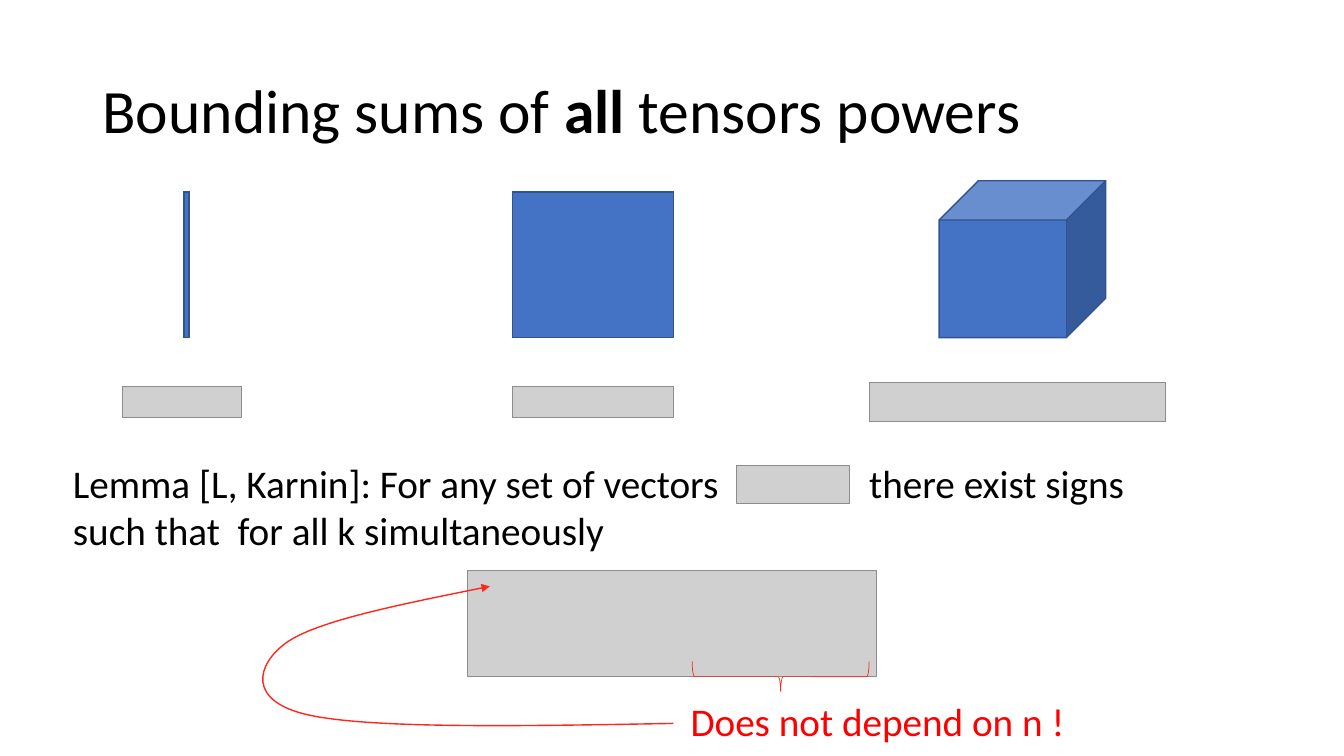
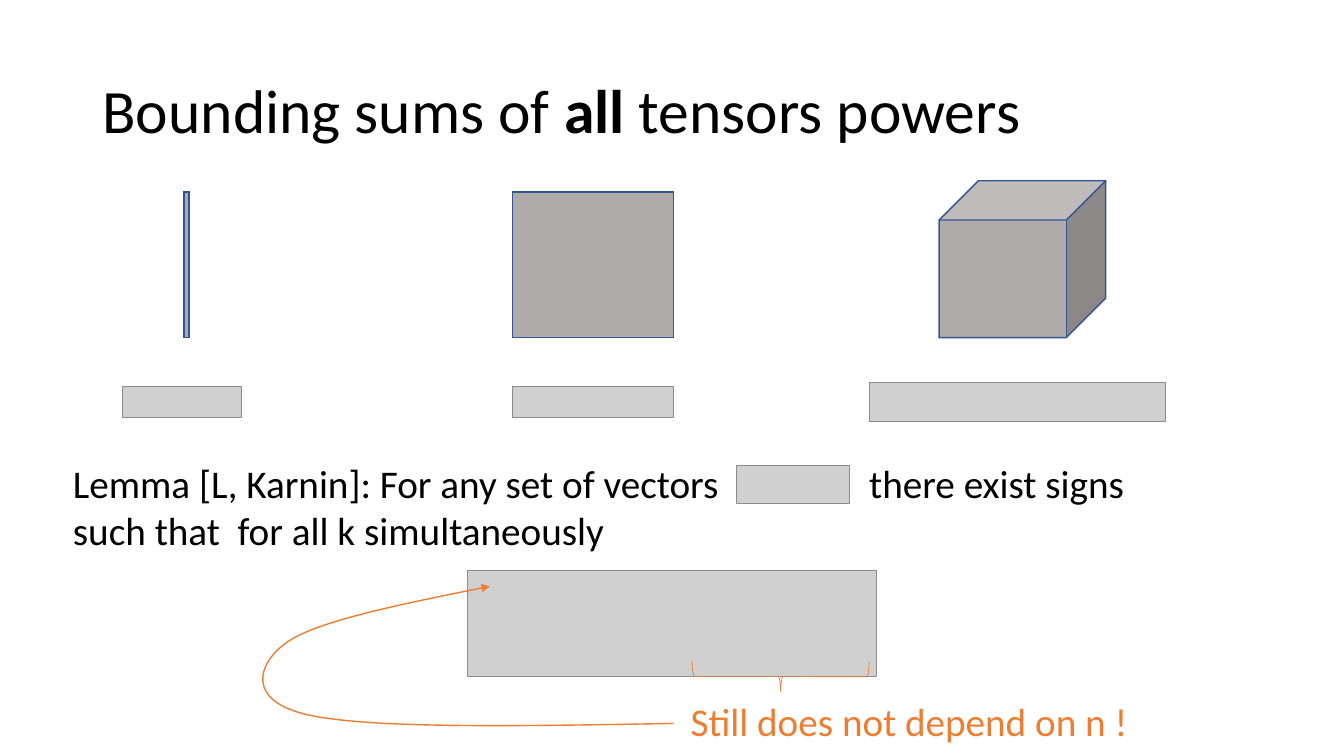
Before and after one commit to zkarnin/density_sketch, a slide deck: slide 18 of presentation.pptx. Drawn at 1344x756 pixels with LibreOffice and Linux fonts; fonts in the diff are those of the drawing; grey boxes stand for pictures; background and template pictures are left out. Boxes give left, top, right and bottom in pixels: in the first picture for what was removed or moved away, otherwise in the second. Text is boxed around its words. In the diff, an @@ line names an element or a change of style, - is before the commit and + after.

```diff
--- a/presentation.pptx
+++ b/presentation.pptx
@@ fill #4472C4 to #AFABAB in 3 elements at [185, 192, 190, 337], [512, 192, 674, 337], [940, 180, 1106, 338] @@
@@ freeform shape at [263, 587, 674, 726]: outline #FF261A 1 pt to #ED7D31 1 pt @@
@@ right brace at [692, 661, 869, 692]: outline #FF261A 0.5 pt to #ED7D31 0.5 pt @@
@@ text at [691, 708, 1106, 743]: text changed; text colour #FF0000 to #ED7D31 @@
-Does not depend on n !
+Still does not depend on n !
```
Also in this commit, not shown: 10 other slides changed, 2 slides added, 1 slide removed.
